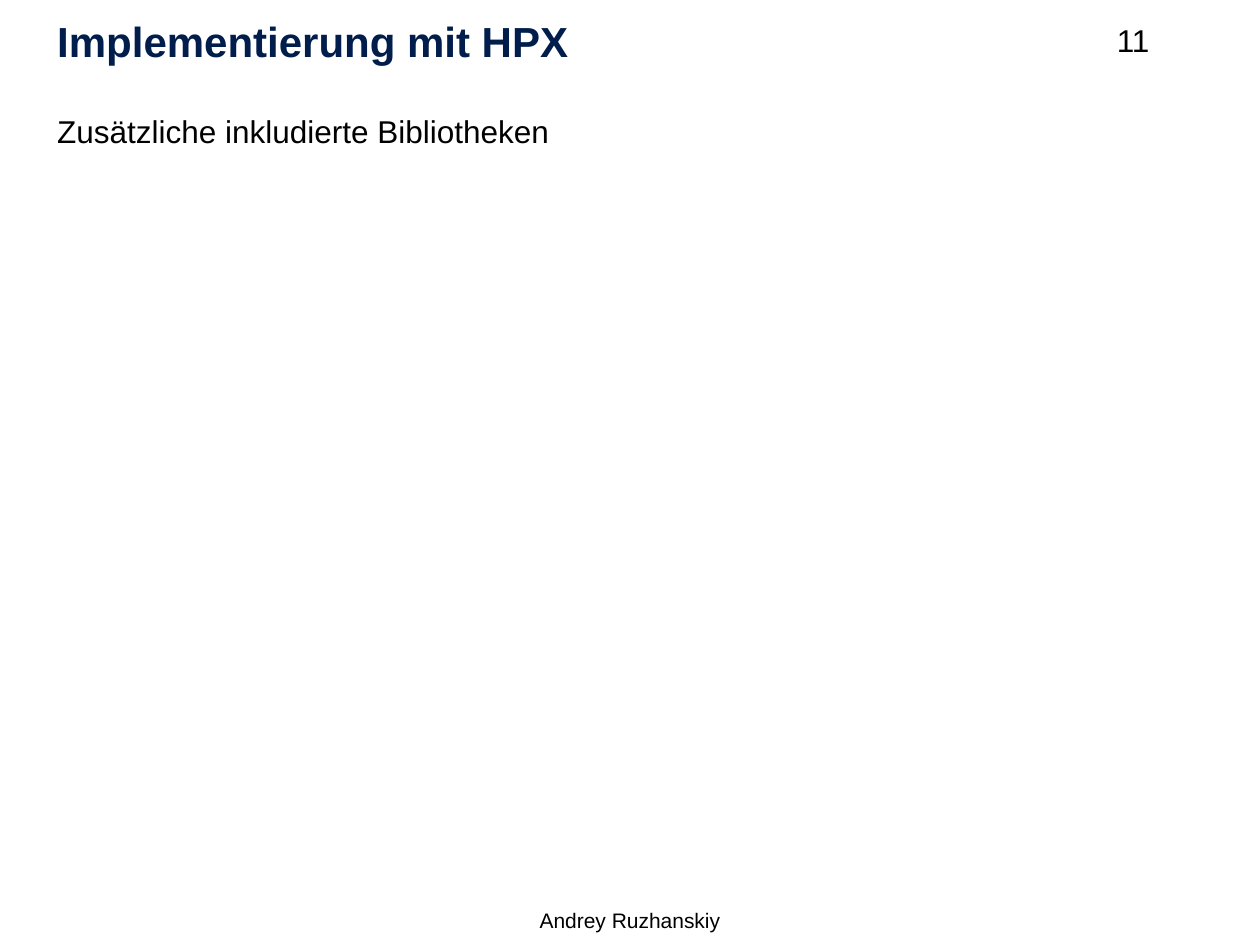
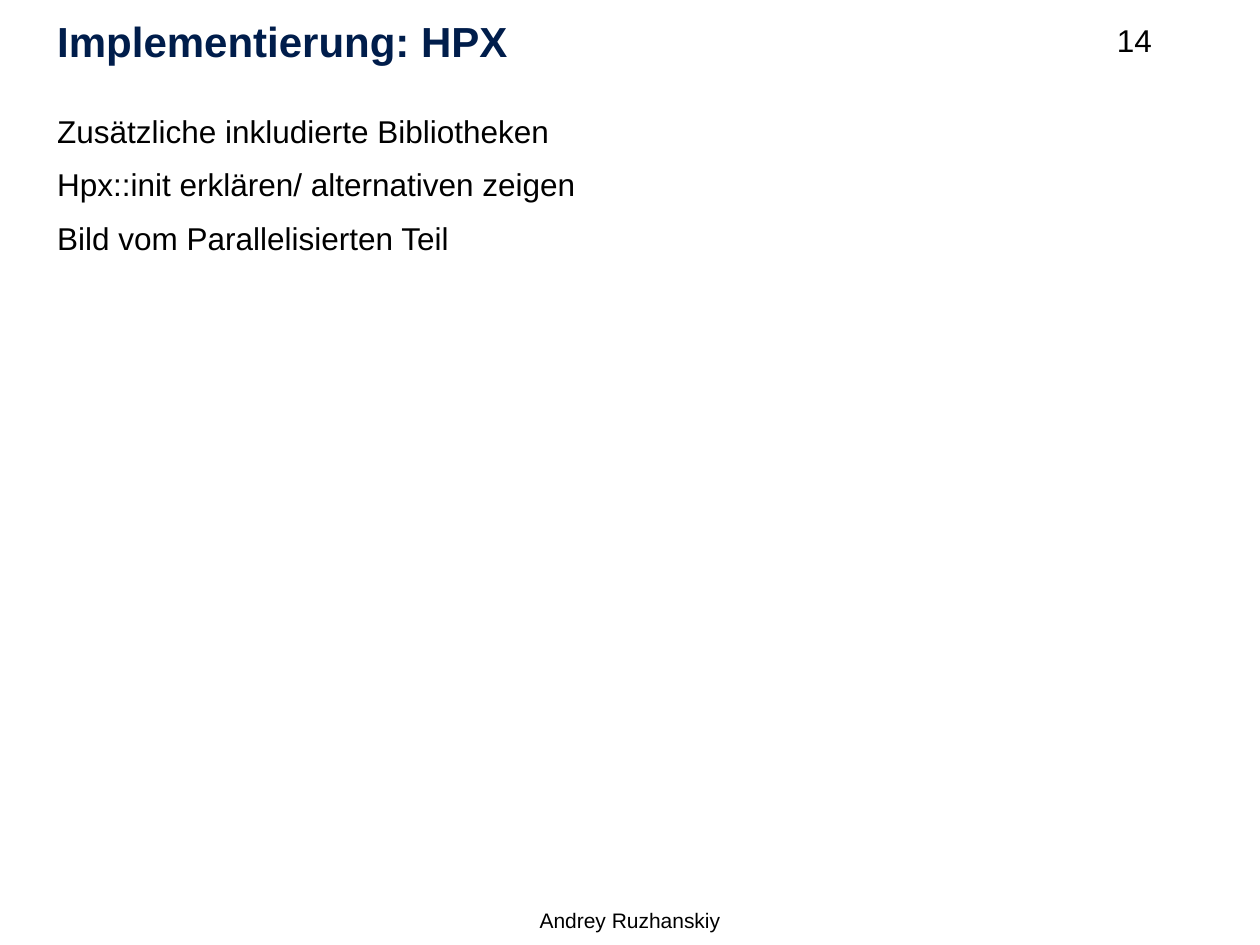
Before and after one commit to Setahero/HPC_Kokkos_HS, a slide deck: slide 14 of Hauptseminar HPC.pptx (slide 11 before the commit). Drawn at 1260x945 pixels with LibreOffice and Linux fonts; fonts in the diff are those of the drawing; background and template pictures are left out. Boxes give left, top, right and bottom in pixels: in the first picture for what was removed or moved away, otherwise in the second. Text is boxed around its words. In the diff, an @@ line names an element or a change of style, - is before the commit and + after.

```diff
--- a/Hauptseminar HPC.pptx
+++ b/Hauptseminar HPC.pptx
@@ title at box(57, 26, 507, 65): text changed @@
-Implementierung mit HPX
+Implementierung: HPX
@@ page number at box(1117, 30, 1152, 52): text changed @@
-11
+14
@@ text at box(57, 173, 575, 251): paragraphs added @@
+Hpx::init erklären/ alternativen zeigen
+Bild vom Parallelisierten Teil
```
Also in this commit, not shown: 10 other slides changed, 2 slides added, 3 slides removed.
